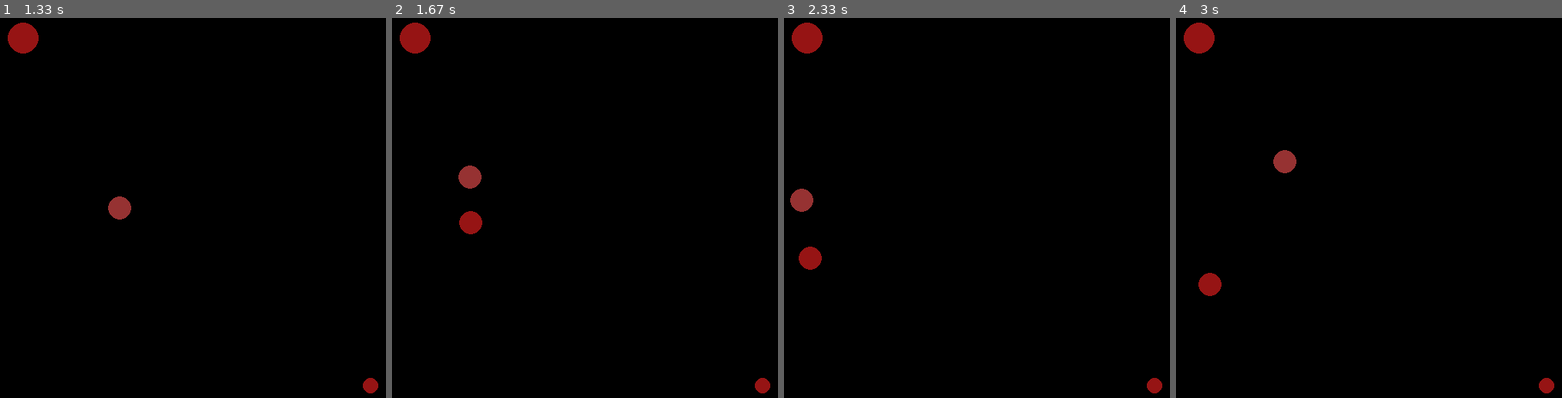
Above: before the commit, frames 1-4 (left to right).
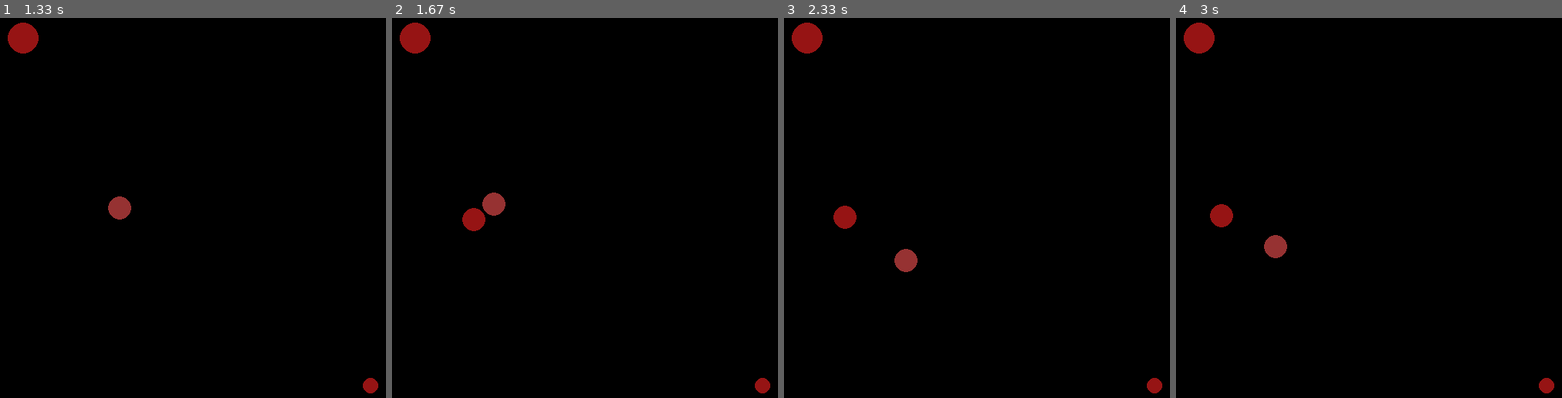
Above: after the commit, the same moments.

Repository: curlymario/mpit_cs_py_hw
Game: pygame game, started from lect_20/lab/3.balls.py
Two runs of this game, one before a commit and one after it. Both use one fixed random seed, a clock stepped at 60 frames per second and the inputs below.
Inputs (mouse positions are in pixels of both pictures, inside the frame that each line leads up to):
- Up to frame 1 (1.33 s): click (193, 208) at 0.38 s; hold Left 0.67-1.2 s; move the mouse to (247, 238) at 0.7 s; click (88, 189) at 1.28 s
- Up to frame 2 (1.67 s): hold Down from 1.57 s (still down)
- Up to frame 3 (2.33 s): release Down at 1.87 s; hold Left 1.9-2.3 s
- Up to frame 4 (3 s): hold Up 2.33-2.7 s; hold Right from 2.73 s (still down)

Frame 1 is identical in both runs. In frame 2, 0.7% of the frame differs, in the area x 17-30%, y 38-57%; in frame 3, 1.1%, in the area x 1-35%, y 44-67%; in frame 4, 1.1%.

Commit message:
lab 20 task 6 TODO: too fast

Diff:
--- a/lect_20/lab/3.balls.py
+++ b/lect_20/lab/3.balls.py
@@ -151,14 +151,19 @@
             old_selection.selected = False
         self.selected = True
 
-    def check_collision(self, other_ball):
-        path = self.position - other_ball.position
-        distance = path.length() - (self.radius + other_ball.radius)
+    def check_collision(self, other):
+        path = self.position - other.position
+        distance = path.length() - (self.radius + other.radius)
         if distance <= 0:
-            self_impulse = ((other_ball.velocity - self.velocity) * path.normalize()) * path.normalize()
-            other_impulse = ((self.velocity - other_ball.velocity) * path.normalize()) * path.normalize()
-            self.velocity += self_impulse
-            other_ball.velocity += other_impulse
+            norm = path.normalize()
+            self_p = self.velocity * self.radius
+            other_p = other.velocity * other.radius
+            self_dp = (((other.radius * -2) / (self.radius + other.radius) * self_p +
+                       (self.radius * 2) / (self.radius + other.radius) * other_p) * norm) * norm
+            other_dp = (((self.radius* 2) / (self.radius + other.radius) * other_p  +
+                         (other.radius * -2) / (self.radius + other.radius) * self_p) * norm) *norm
+            self.velocity += self_dp * (1 / (2 * self.radius))
+            other.velocity += other_dp * (1 / (2 * other.radius))
 
 
     def render(self, canvas):
